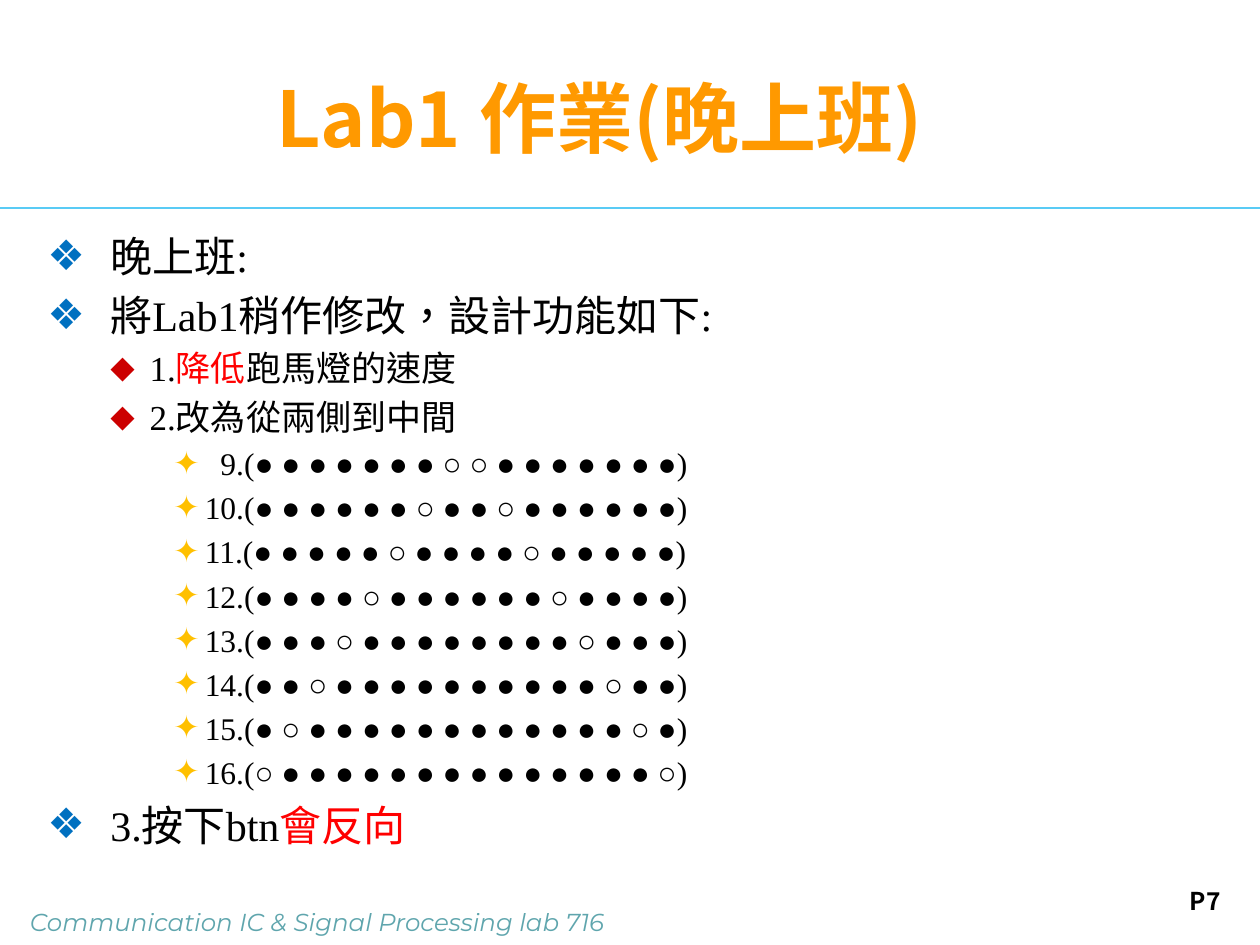
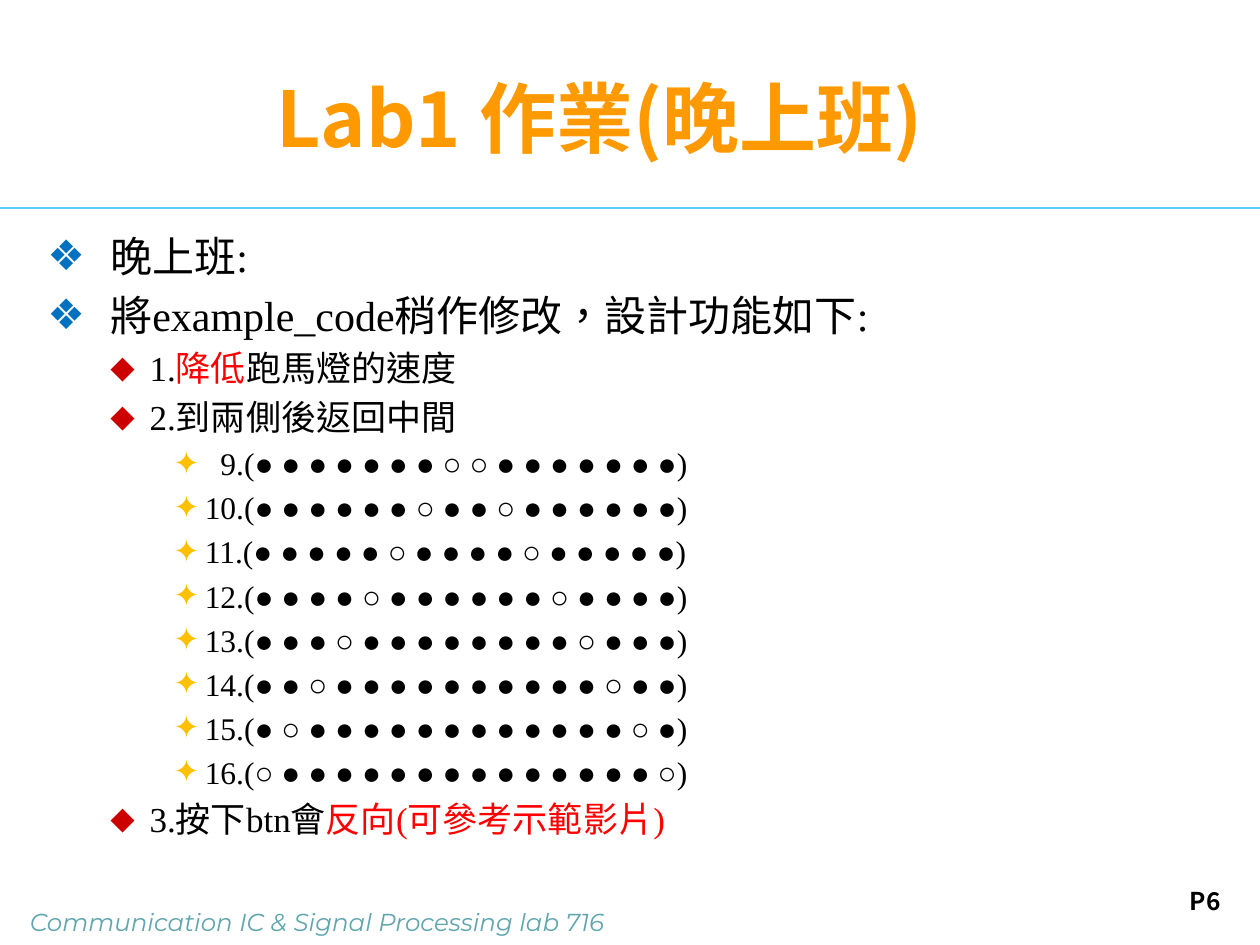
Before and after one commit to putoze/FPGA, a slide deck: slide 6 of lab1/lab1_e/Lab1_Flash_LED.pptx (slide 7 before the commit). Drawn at 1260x945 pixels with LibreOffice and Linux fonts; fonts in the diff are those of the drawing; background and template pictures are left out. Boxes give left, top, right and bottom in pixels: in the first picture for what was removed or moved away, otherwise in the second. Text is boxed around its words. In the diff, an @@ line names an element or a change of style, - is before the commit and + after.

```diff
--- a/lab1/lab1_e/Lab1_Flash_LED.pptx
+++ b/lab1/lab1_e/Lab1_Flash_LED.pptx
@@ text at [110, 295, 868, 340]: text changed @@
-❖ 將Lab1稍作修改，設計功能如下:
+❖ 將example_code稍作修改，設計功能如下:
@@ text at [150, 403, 457, 433]: text changed @@
-  ⬥ 2.改為從兩側到中間
+  ⬥ 2.到兩側後返回中間
@@ text at [150, 805, 665, 840]: text changed; size 24 to 20 pt; text colour #000000 to #FF0000 @@
-❖ 3.按下btn會反向
+  ⬥ 3.按下btn會反向(可參考示範影片)
@@ page number at [1190, 891, 1221, 911]: text changed @@
-P7
+P6
```
Also in this commit, not shown: 4 other slides changed, 1 slide removed, 56 other files.
